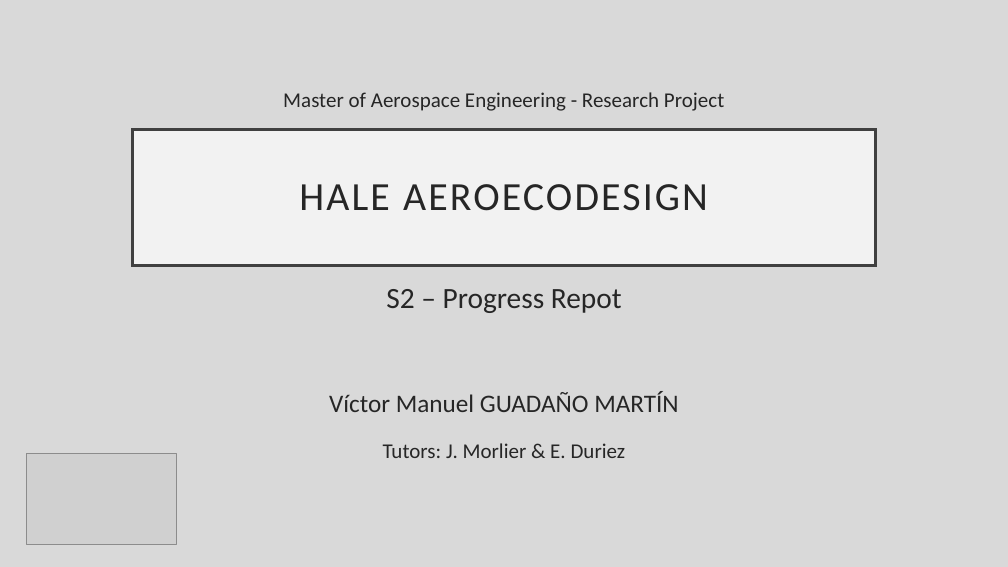
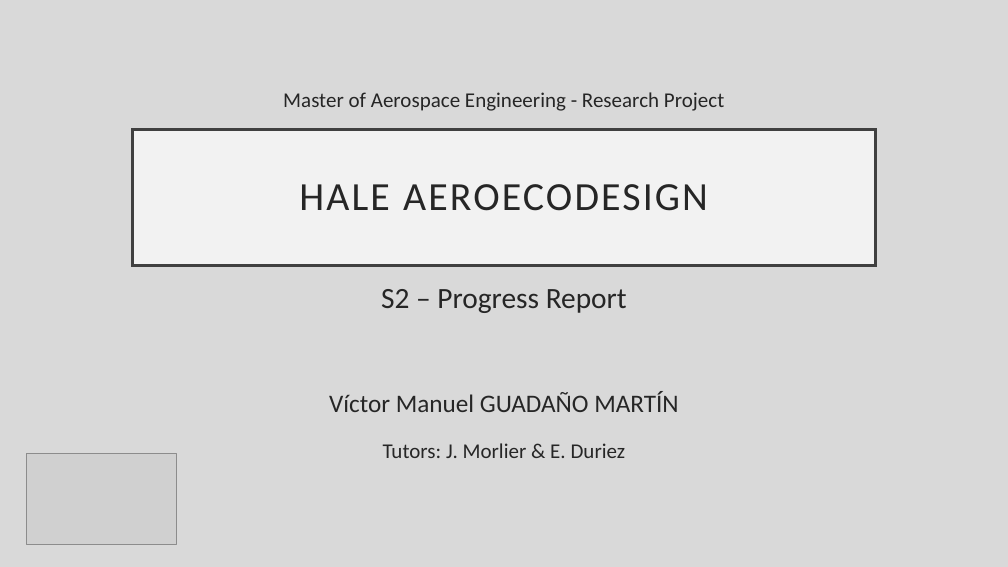
Before and after one commit to mid2SUPAERO/RP_MAE_VictorGUADANO, a slide deck: slide 1 of Documentation/Slides.pptx. Drawn at 1008x567 pixels with LibreOffice and Linux fonts; fonts in the diff are those of the drawing; grey boxes stand for pictures. Boxes give left, top, right and bottom in pixels: in the first picture for what was removed or moved away, otherwise in the second. Text is boxed around its words. In the diff, an @@ line names an element or a change of style, - is before the commit and + after.

```diff
--- a/Documentation/Slides.pptx
+++ b/Documentation/Slides.pptx
@@ subtitle at (381,289,627,313): text changed @@
-S2 – Progress Repot
+S2 – Progress Report
```
Also in this commit, not shown: 2 other slides changed.
